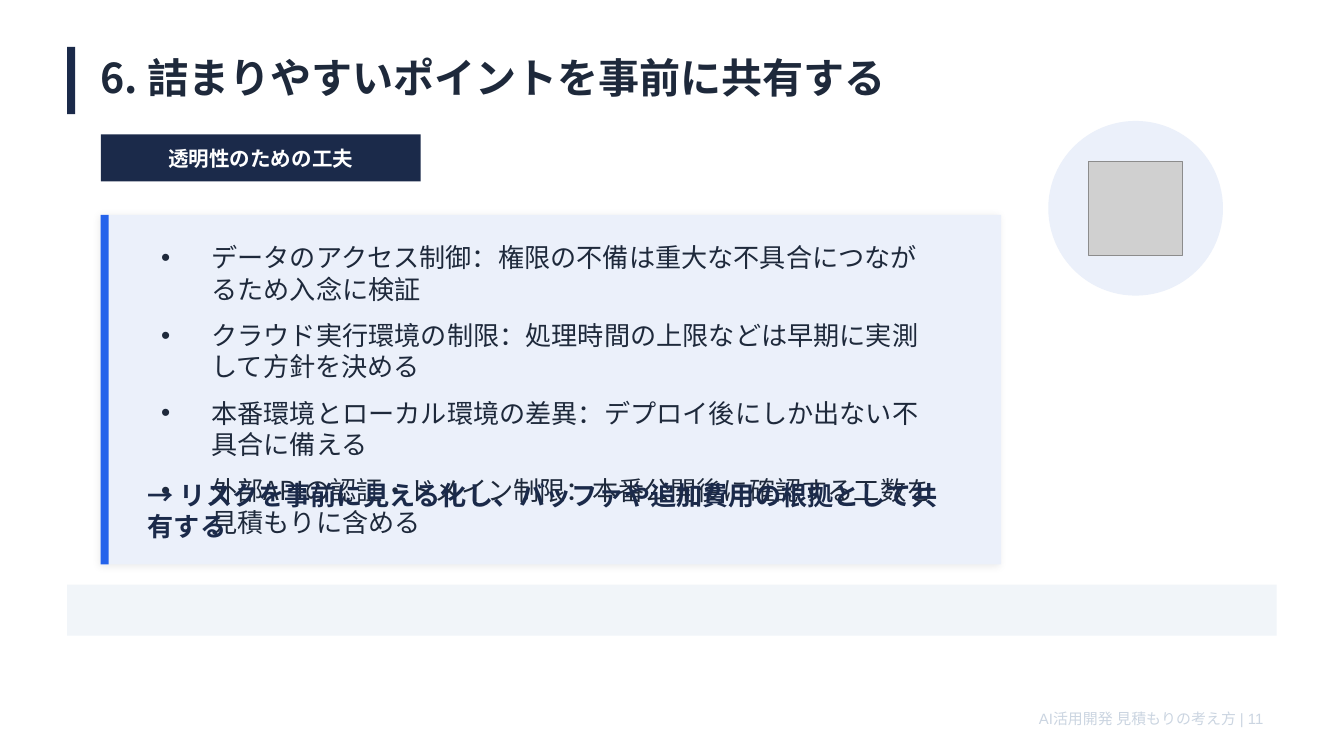
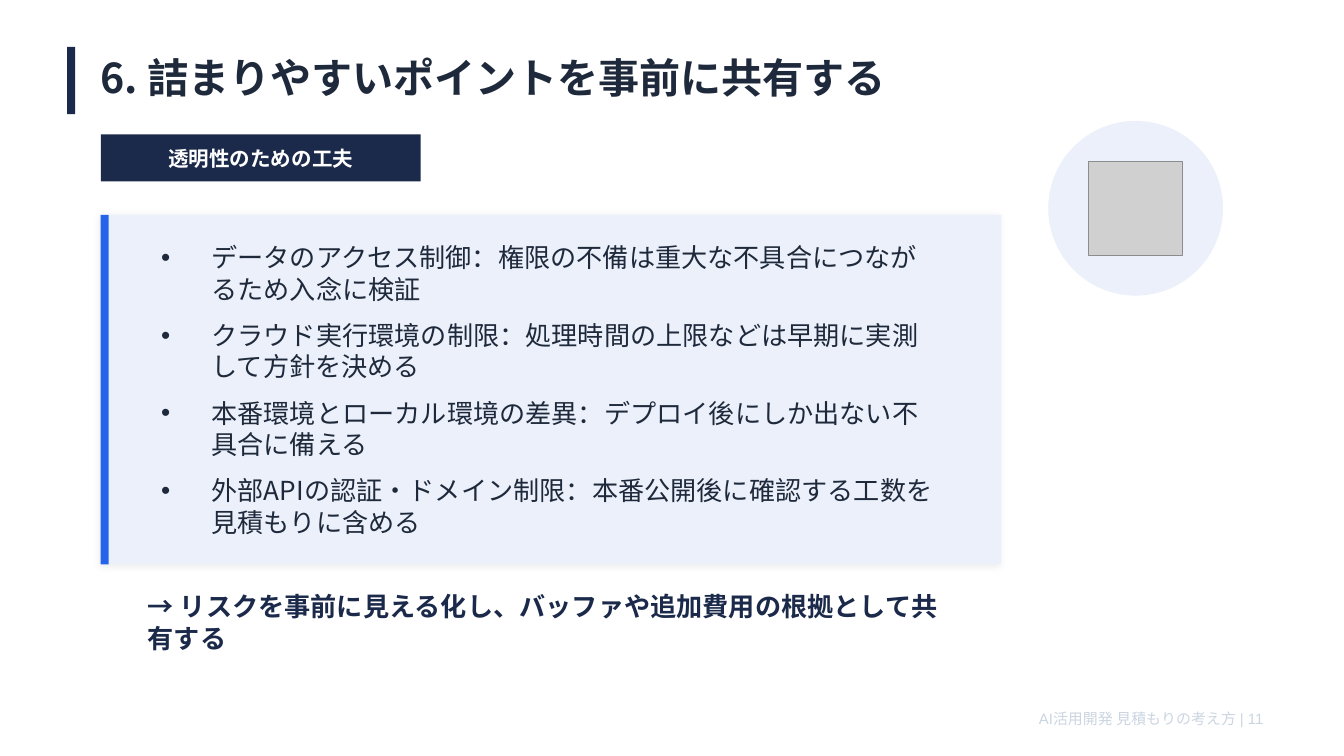
Before and after one commit to shogo-tanaka-work/knowledge-vault, a slide deck: slide 11 of outputs/見積もり解説スライド/AI活用開発の見積もりの考え方.pptx. Drawn at 1344x756 pixels with LibreOffice and Linux fonts; fonts in the diff are those of the drawing; grey boxes stand for pictures. Boxes give left, top, right and bottom in pixels: in the first picture for what was removed or moved away, otherwise in the second. Text is boxed around its words. In the diff, an @@ line names an element or a change of style, - is before the commit and + after.

```diff
--- a/outputs/見積もり解説スライド/AI活用開発の見積もりの考え方.pptx
+++ b/outputs/見積もり解説スライド/AI活用開発の見積もりの考え方.pptx
@@ rectangle removed at (67, 585, 1277, 636) @@
@@ text "→ リスクを事前に見える化し、バッファや追加費用の根拠として共有する": place and size @@
-text "→ リスクを事前に見える化し、バッファや追加費用の根拠として共有する" at (148, 478, 938, 539)
+text "→ リスクを事前に見える化し、バッファや追加費用の根拠として共有する" at (148, 593, 938, 651)
```
Also in this commit, not shown: 8 other slides changed, 1 slide removed.
